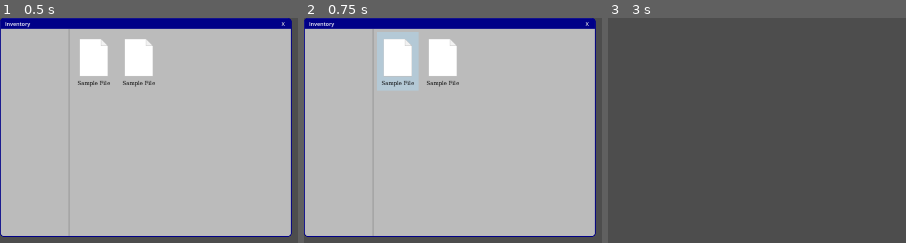
Above: before the commit, frames 1-3 (left to right).
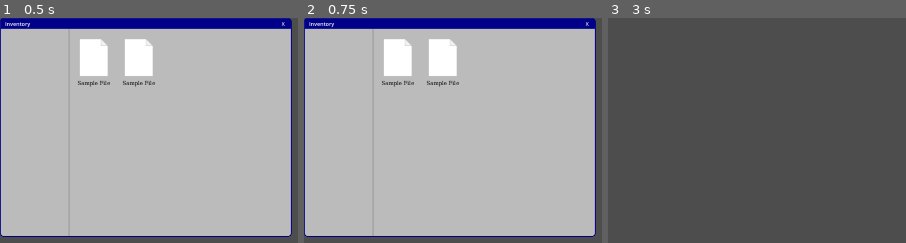
Above: after the commit, the same moments.

Repository: Wong-Kai-Lun/gamified-cybersecurity-awareness-training
Game: Godot game, scene res://game/main_game/programs/inventory/inventory.tscn
Two runs of this game, one before a commit and one after it. Both use one fixed random seed, a clock stepped at 60 frames per second and the inputs below. This scene is started directly instead of the project's main scene.
Inputs (mouse positions are in pixels of both pictures, inside the frame that each line leads up to):
- Up to frame 1 (0.5 s): no input
- Up to frame 2 (0.75 s): click (396, 60) at 0.52 s
- Up to frame 3 (3 s): click (700, 60) at 1.27 s; click (700, 60) at 2.02 s; click "X" at 2.75 s

Frame 1 is identical in both runs. In frame 2, 1.8% of the frame differs, in the area x 24-39%, y 6-32%; in frame 3, nothing differs.

Commit message:
Update file.tscn
- file.tscn now only display file texture and name instead of being a clickable file.

Diff:
--- a/godot/game/main_game/programs/common/file.tscn
+++ b/godot/game/main_game/programs/common/file.tscn
@@ -1,16 +1,6 @@
-[gd_scene load_steps=8 format=3 uid="uid://c2nqg7wkytt1g"]
+[gd_scene load_steps=4 format=3 uid="uid://c2nqg7wkytt1g"]
 
 [ext_resource type="Texture2D" uid="uid://0sxhrordswji" path="res://img/file.png" id="1_uaw8u"]
-
-[sub_resource type="StyleBoxEmpty" id="StyleBoxEmpty_a0upq"]
-
-[sub_resource type="StyleBoxFlat" id="StyleBoxFlat_56nyw"]
-bg_color = Color(0.666667, 0.866667, 1, 0.4)
-
-[sub_resource type="StyleBoxFlat" id="StyleBoxFlat_fsc0p"]
-bg_color = Color(0.466667, 0.8, 1, 0.4)
-
-[sub_resource type="StyleBoxTexture" id="StyleBoxTexture_cmuuj"]
 
 [sub_resource type="StyleBoxTexture" id="StyleBoxTexture_fkpoo"]
 texture = ExtResource("1_uaw8u")
@@ -57,19 +47,7 @@
 offset_right = 100.0
 offset_bottom = 140.0
 
-[node name="Button" type="Button" parent="."]
-layout_mode = 1
-anchors_preset = 15
-anchor_right = 1.0
-anchor_bottom = 1.0
-grow_horizontal = 2
-grow_vertical = 2
-theme_override_styles/focus = SubResource("StyleBoxEmpty_a0upq")
-theme_override_styles/hover = SubResource("StyleBoxFlat_56nyw")
-theme_override_styles/pressed = SubResource("StyleBoxFlat_fsc0p")
-theme_override_styles/normal = SubResource("StyleBoxTexture_cmuuj")
-
-[node name="MarginContainer" type="MarginContainer" parent="Button"]
+[node name="MarginContainer" type="MarginContainer" parent="."]
 layout_mode = 1
 anchors_preset = 15
 anchor_right = 1.0
@@ -81,20 +59,20 @@
 theme_override_constants/margin_right = 5
 theme_override_constants/margin_bottom = 10
 
-[node name="VBoxContainer" type="VBoxContainer" parent="Button/MarginContainer"]
+[node name="VBoxContainer" type="VBoxContainer" parent="MarginContainer"]
 layout_mode = 2
 
-[node name="AspectRatioContainer" type="AspectRatioContainer" parent="Button/MarginContainer/VBoxContainer"]
+[node name="AspectRatioContainer" type="AspectRatioContainer" parent="MarginContainer/VBoxContainer"]
 layout_mode = 2
 size_flags_vertical = 3
 
-[node name="FileImg" type="Panel" parent="Button/MarginContainer/VBoxContainer/AspectRatioContainer"]
+[node name="FileImg" type="Panel" parent="MarginContainer/VBoxContainer/AspectRatioContainer"]
 layout_mode = 2
 size_flags_vertical = 3
 mouse_filter = 2
 theme_override_styles/panel = SubResource("StyleBoxTexture_fkpoo")
 
-[node name="FileName" type="Label" parent="Button/MarginContainer/VBoxContainer"]
+[node name="FileName" type="Label" parent="MarginContainer/VBoxContainer"]
 layout_mode = 2
 theme_override_colors/font_color = Color(0, 0, 0, 1)
 theme_override_fonts/font = SubResource("FontFile_xusbe")
